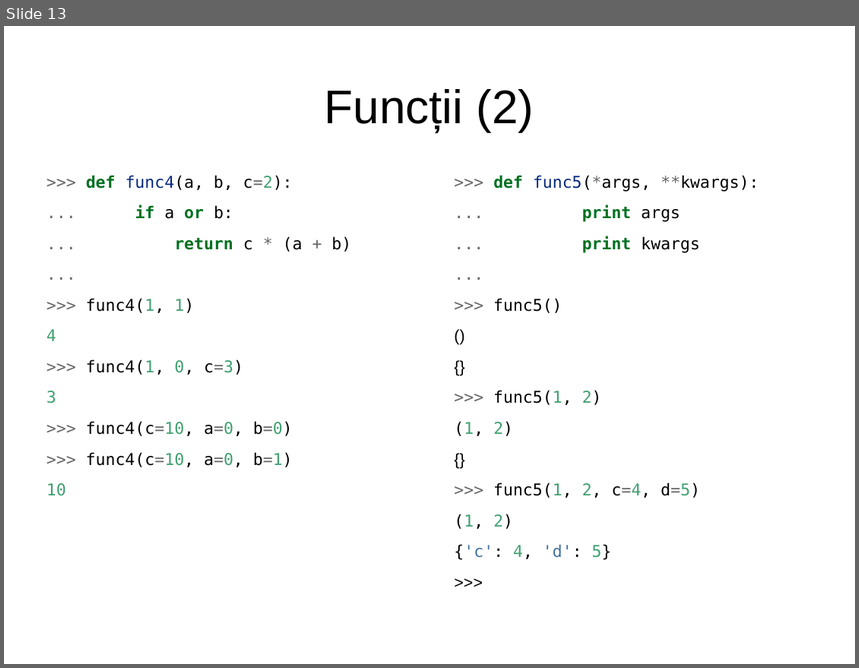
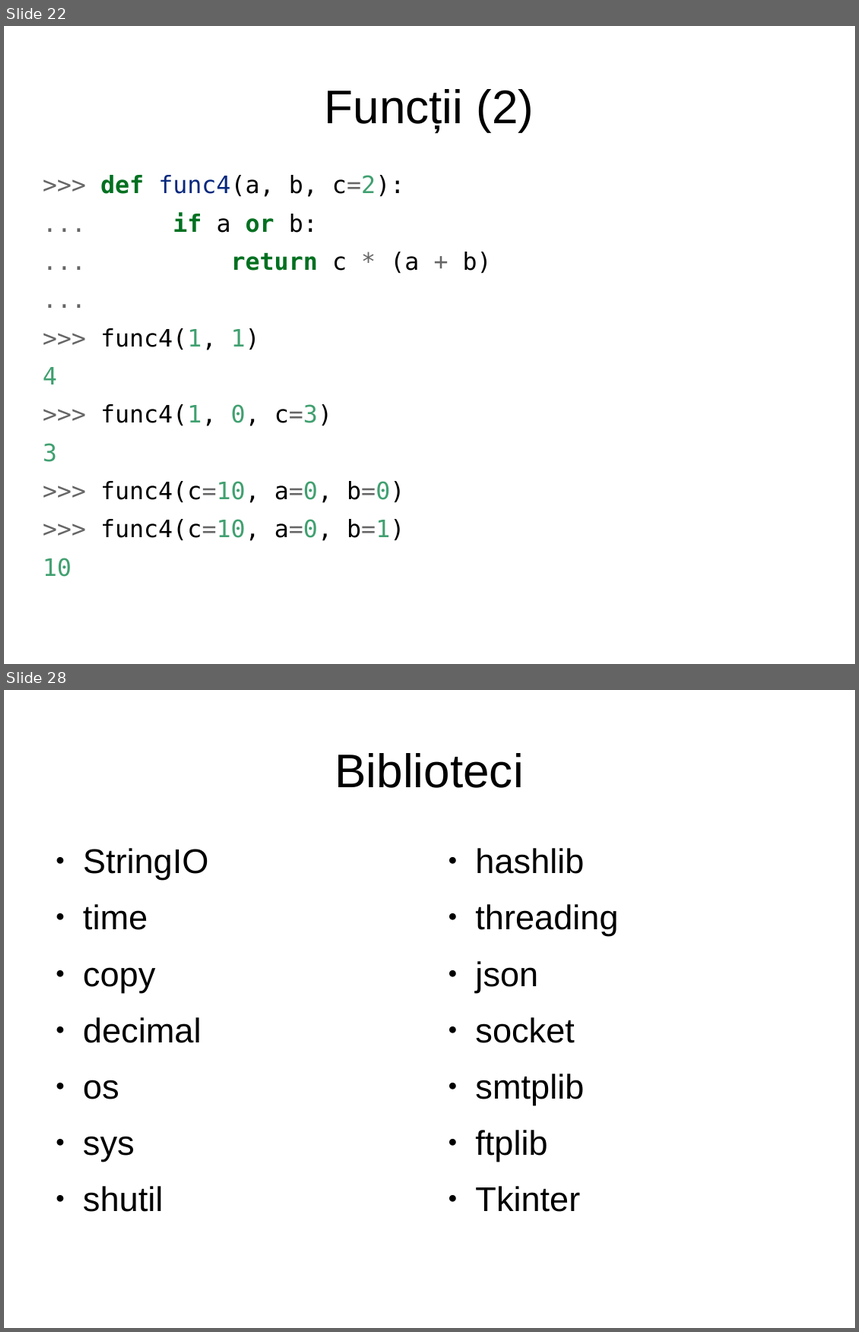
Before and after one commit to RoPython/ropython-presentations, a slide deck: cmiN/1/intro.odp. Shown one above the other, each under a label of ours: slide 13 before the commit, slides 22 and 28 after it; the slides between them are not shown. The pictures are 859x668 and 859x1332 pixels, drawn with LibreOffice and Linux fonts; fonts in the diff are those of the drawing. Boxes give left, top, right and bottom in pixels: in the first picture for what was removed or moved away, otherwise in the second. Text is boxed around its words. In the diff, an @@ line names an element or a change of style, - is before the commit and + after.

```diff
--- a/cmiN/1/intro.odp
+++ b/cmiN/1/intro.odp
@@ slide 28 added at [4, 690, 855, 1328], background #FFFFFF @@
@@ title added at [335, 753, 524, 788], 44 pt, text #000000 @@
+Biblioteci
@@ text added at [83, 848, 208, 1212], 32 pt, text #000000 @@
+● StringIO
+● time
+● copy
+● decimal
+● os
+● sys
+● shutil
@@ text added at [475, 848, 618, 1212], 32 pt, text #000000 @@
+● hashlib
+● threading
+● json
+● socket
+● smtplib
+● ftplib
+● Tkinter
@@ what was slide 13 is now slide 22 @@
@@ slide 22 changed as well @@
@@ text ">>> def func4(a, b, c=2):" at [43, 175, 492, 577]: size 15.2 to 22.4 pt @@
@@ text removed at [454, 175, 759, 560] @@
->>> def func5(*args, **kwargs):
-... print args
-... print kwargs
-...
->>> func5()
-()
-{}
->>> func5(1, 2)
-(1, 2)
-{}
->>> func5(1, 2, c=4, d=5)
-(1, 2)
-{'c': 4, 'd': 5}
->>>
```
Also in this commit, not shown: 8 other slides changed, 19 other slides added, 1 slide removed.
